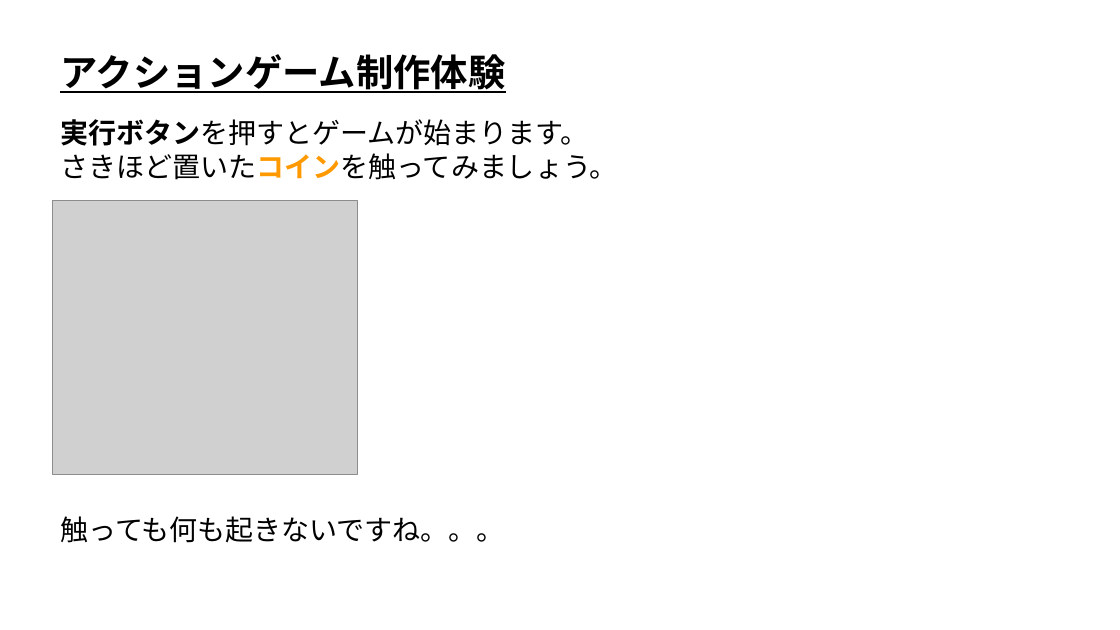
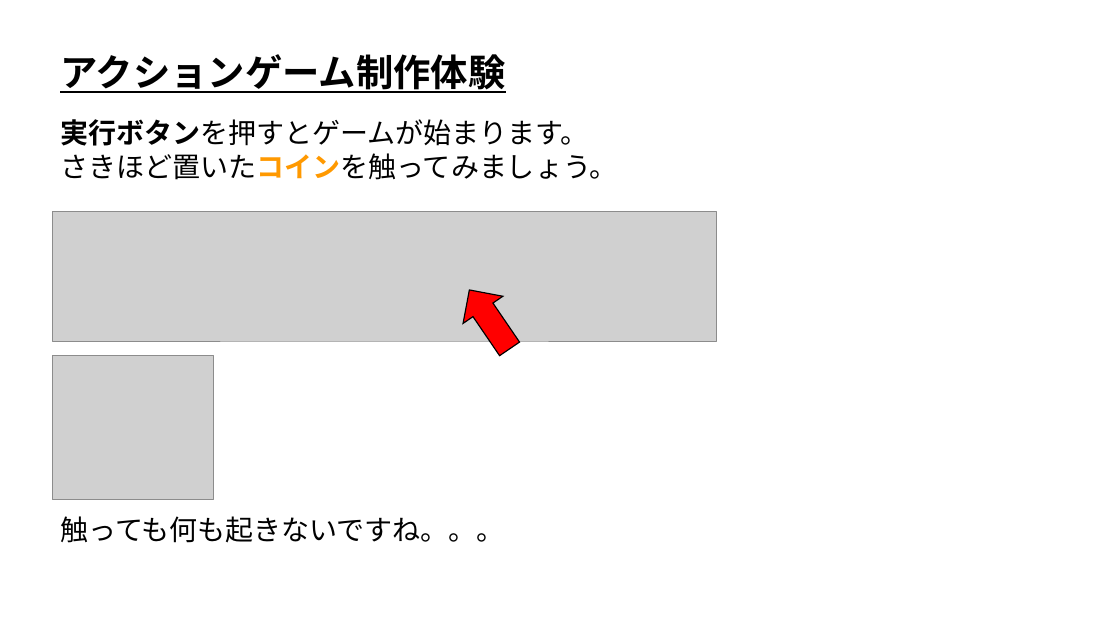
Before and after one commit to ArakiYusuke-Ohara/UnrealEngine, a slide deck: slide 12 of Projects/OpenCanpas01/TrialClass/UE_アクションゲーム制作体験.pptx (slide 7 before the commit). Drawn at 1120x630 pixels with LibreOffice and Linux fonts; fonts in the diff are those of the drawing; grey boxes stand for pictures. Boxes give left, top, right and bottom in pixels: in the first picture for what was removed or moved away, otherwise in the second. Text is boxed around its words. In the diff, an @@ line names an element or a change of style, - is before the commit and + after.

```diff
--- a/Projects/OpenCanpas01/TrialClass/UE_アクションゲーム制作体験.pptx
+++ b/Projects/OpenCanpas01/TrialClass/UE_アクションゲーム制作体験.pptx
@@ picture added at box(52, 212, 717, 341) @@
@@ right arrow added at box(450, 277, 529, 363), fill #FF0000, outline #000000 1 pt @@
@@ picture: place and size @@
-picture at box(52, 201, 357, 475)
+picture at box(52, 355, 213, 500)
```
Also in this commit, not shown: 8 other slides changed, 5 slides added.
